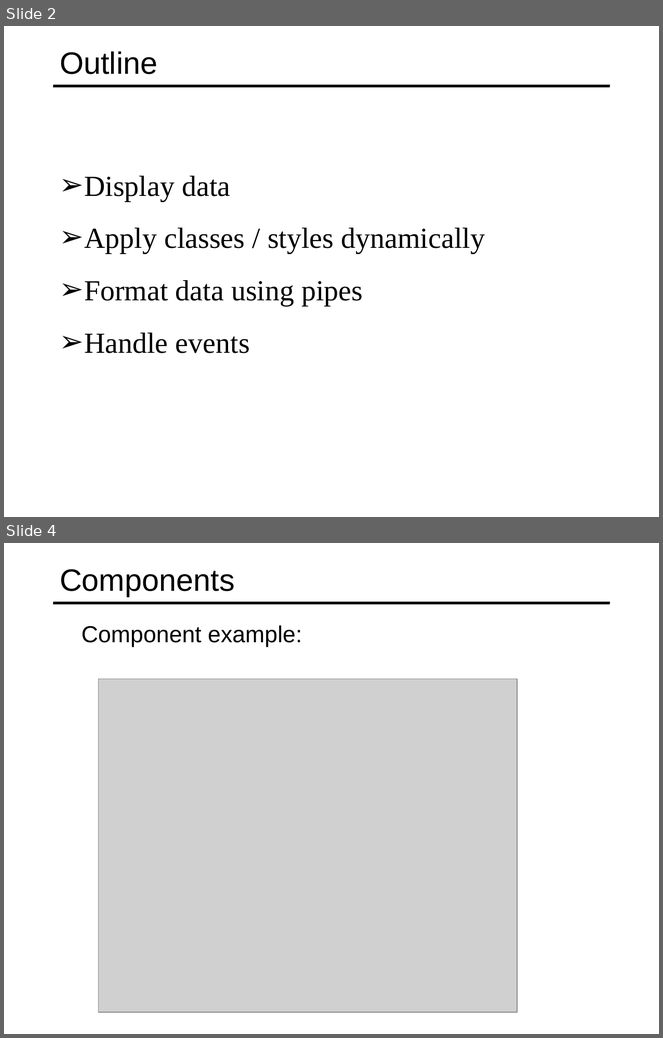
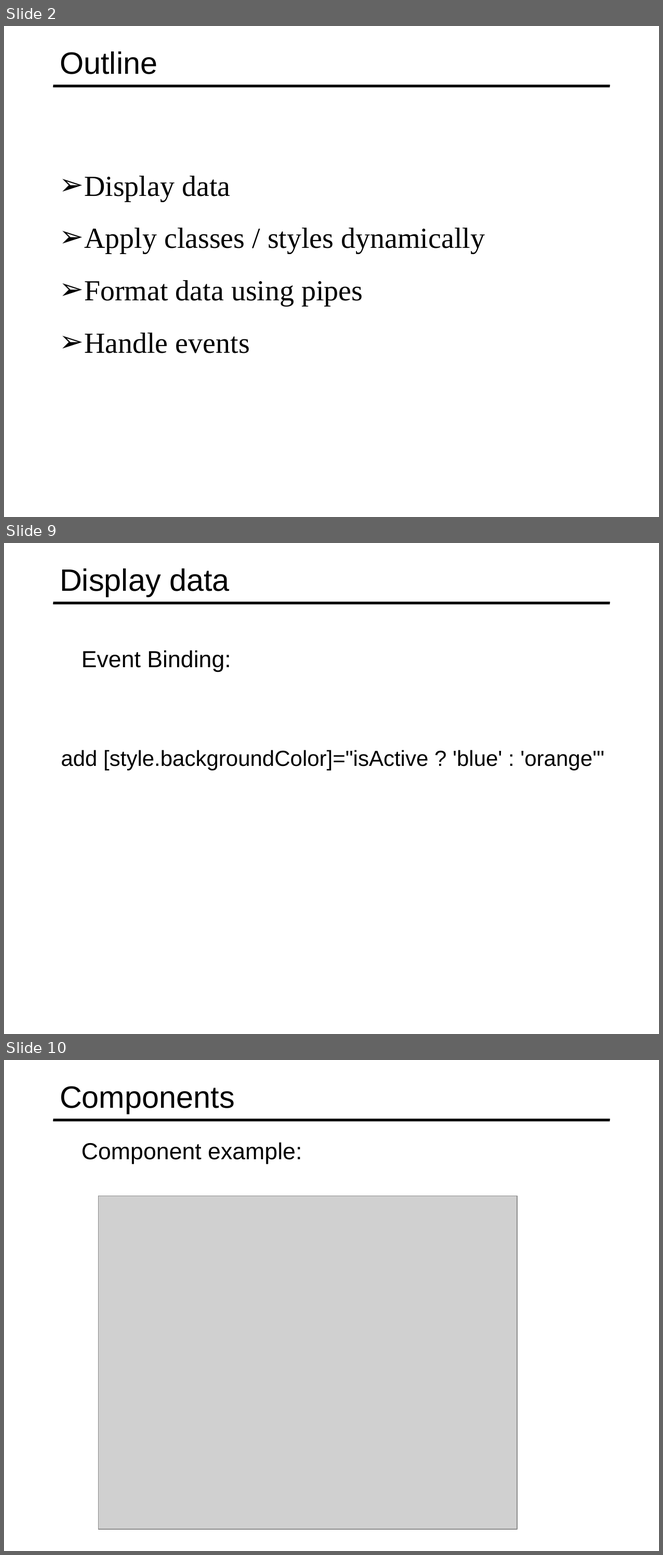
Before and after one commit to specter01wj/Jago_Link_Training, a slide deck: Angular/Angular7/Angular Advanced Course/Essentials/2.Displaying Data and Handling Events/L2_Displaying Data and Handling Events.ppt. Shown one above the other, each under a label of ours: slides 2 and 4 before the commit, slides 2, 9 and 10 after it; the slides between them are not shown. The pictures are 663x1038 and 663x1555 pixels, drawn with LibreOffice and Linux fonts; fonts in the diff are those of the drawing; grey boxes stand for pictures. Boxes give left, top, right and bottom in pixels: in the first picture for what was removed or moved away, otherwise in the second. Text is boxed around its words. In the diff, an @@ line names an element or a change of style, - is before the commit and + after.

```diff
--- a/Angular/Angular7/Angular Advanced Course/Essentials/2.Displaying Data and Handling Events/L2_Displaying Data and Handling Events.ppt
+++ b/Angular/Angular7/Angular Advanced Course/Essentials/2.Displaying Data and Handling Events/L2_Displaying Data and Handling Events.ppt
@@ slide 9 added at (4, 543, 659, 1034), background #FFFFFF; not listed: 1 template element that a slide beside it also shows @@
@@ title added at (60, 568, 230, 596), 34 pt, text #000000 @@
+Display data
@@ text added at (81, 650, 231, 672), 25.5 pt, text #000000 @@
+  Event Binding:
@@ text added at (61, 750, 605, 770), 24 pt, text #000000 @@
+  add [style.backgroundColor]="isActive ? 'blue' : 'orange'"
@@ what was slide 4 is now slide 10 @@
```
Also in this commit, not shown: 1 slide changed, 5 other slides added, 1 other file.
